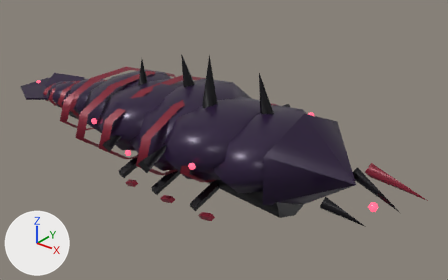
The glTF model docs/concept-art/models/abyssal-submersible-directorate.glb, before and after one commit.
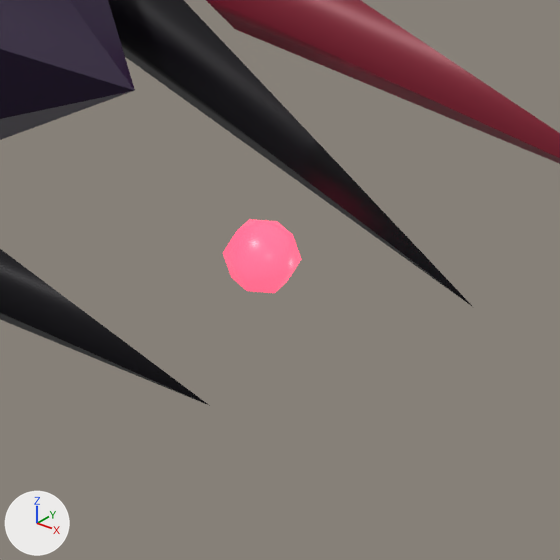
The first picture shows the older version from a 50 mm camera at (72.0, -79.1, 48.7) aimed at (6.5, 2.8, -2.1). The close-ups show the older and then the newer version on the part from 76% to 92% of the width and 62% to 88% of the height of that picture. Only the edits that show in the close-ups are written down. Arrows for +X, +Y and +Z are at lower left; the lights stay in place. Where no turn or scale is listed for an object, it has been applied to the vertices.

Names of what the first close-up shows: 'head', 'mandible_port', 'mandible_starboard', 'photophore_jaw', 'rostrum'.
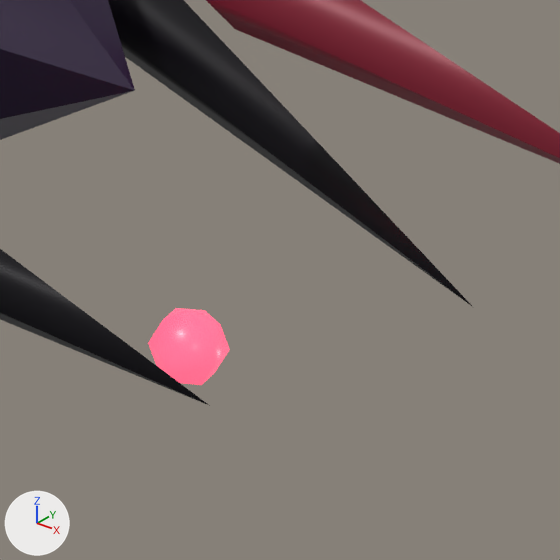
Location of each change, [x1, y1, x2, y2] in pixels of the close-ups (560 x 560 px):
'photophore_jaw', moved: before [223, 219, 302, 293]; after [148, 308, 230, 385]

Edits to the bpy script that builds the scene:
```text
Change ob_photophore_jaw:
    ob_photophore_jaw.location: (37.47, 2.51, -4.59) -> (37.89, -1.67, -4.59)
```
